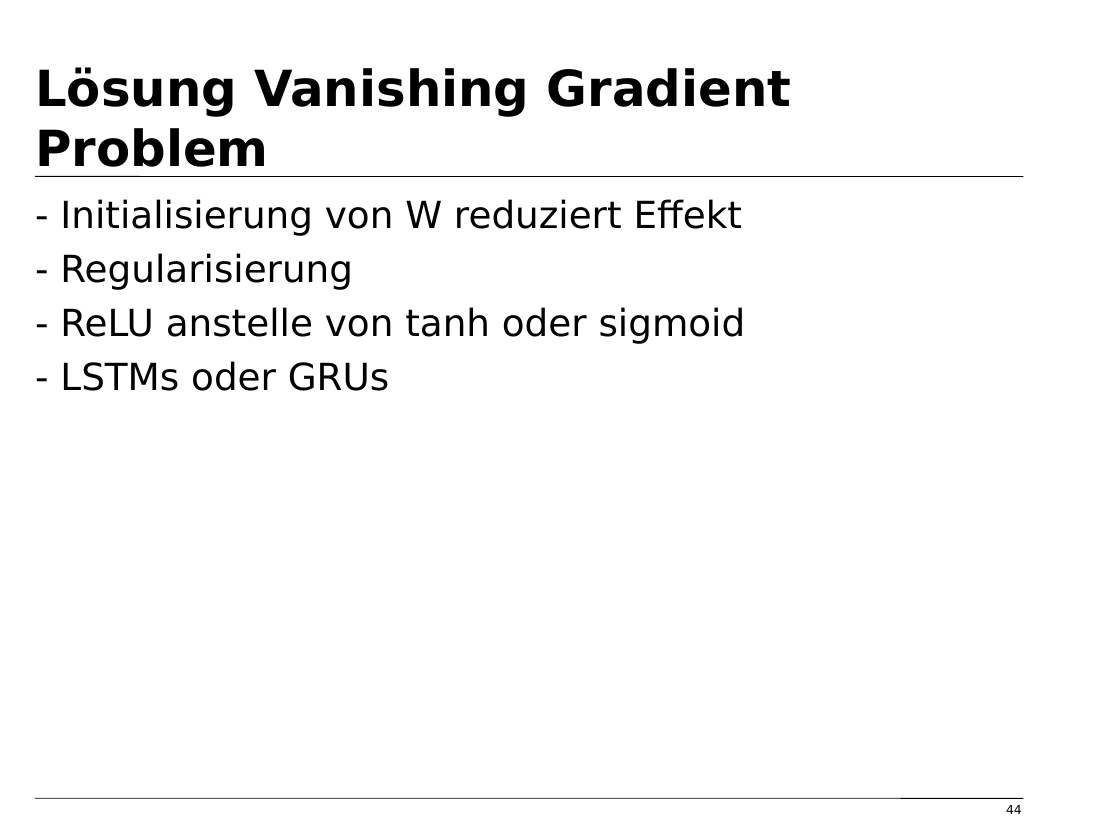
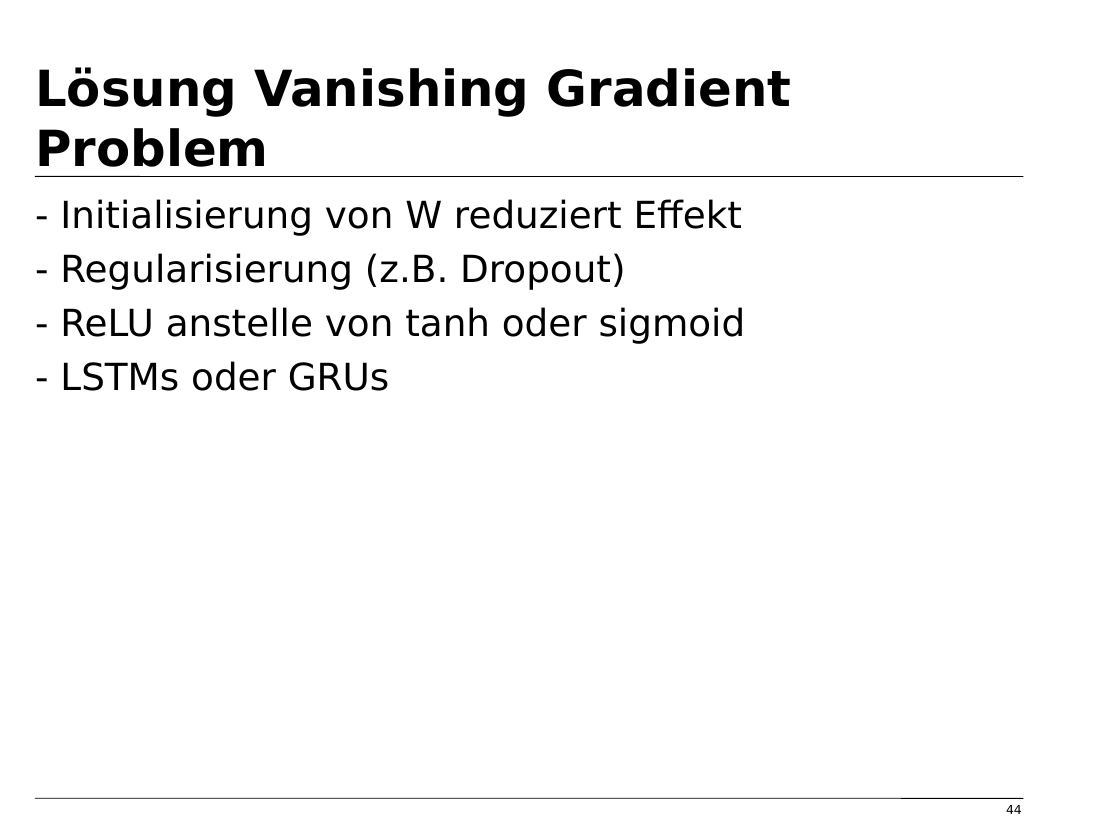
Before and after one commit to tfassbender/deep_learning_team_rnn, a slide deck: slide 44 of vorlesung/vorlesung_rnn_tobias_marvin.odp. Drawn at 1120x840 pixels with LibreOffice and Linux fonts; fonts in the diff are those of the drawing; background and template pictures are left out. Boxes give left, top, right and bottom in pixels: in the first picture for what was removed or moved away, otherwise in the second. Text is boxed around its words. In the diff, an @@ line names an element or a change of style, - is before the commit and + after.

Commit message:
Added Dropout for RNNs

```diff
--- a/vorlesung/vorlesung_rnn_tobias_marvin.odp
+++ b/vorlesung/vorlesung_rnn_tobias_marvin.odp
@@ text at [60, 253, 625, 290]: text changed @@
-- Regularisierung
+- Regularisierung (z.B. Dropout)
```
Also in this commit, not shown: 3 other slides changed, 4 slides added, 1 other file.
